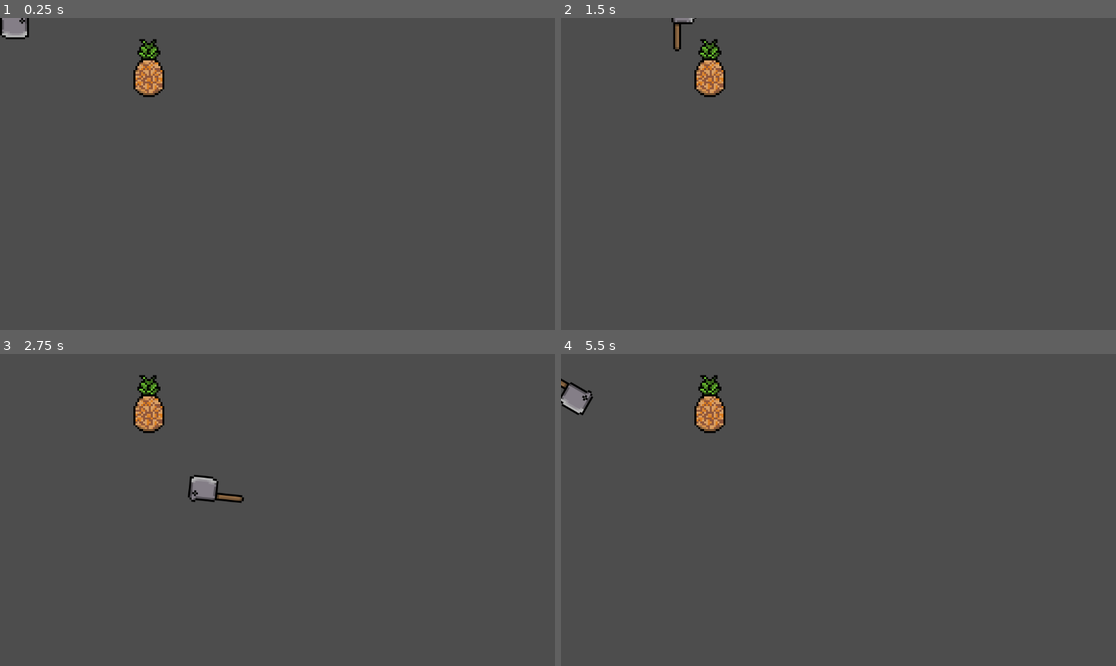
Above: before the commit, frames 1-4 (two rows, left to right).
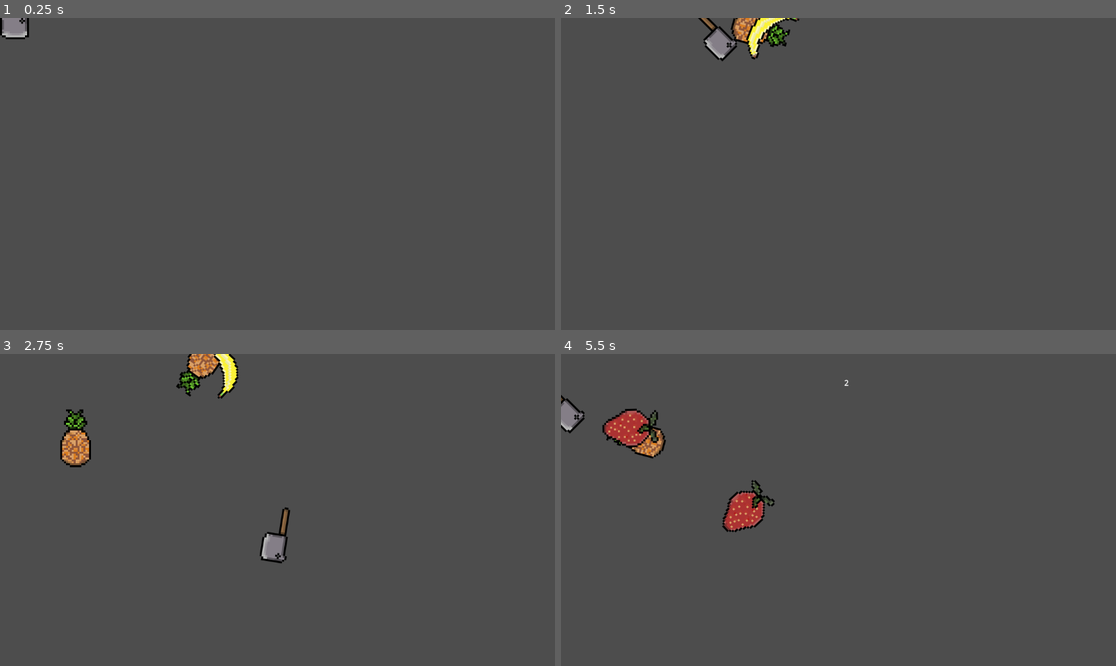
Above: after the commit, the same moments.

Repository: alanjm1/FruitShoot
Game: Godot game, scene res://Scenes/main.tscn
The game is run twice, just before and just after one commit, with the same random seed, the same clock (stepped at 60 frames per second) and the same inputs.
Inputs:
- Up to frame 1 (0.25 s): no input
- Up to frame 2 (1.5 s): hold D (right) 0.53-1.28 s; hold Space (spin) 0.53-1.28 s; hold S (down) from 1.28 s (still down); tap Shift (shift) at 1.35 s
- Up to frame 3 (2.75 s): tap Space (spin) at 1.55 s; release S (down) at 2.03 s; hold D (right) from 2.03 s (still down); hold Space (spin) from 2.03 s (still down)
- Up to frame 4 (5.5 s): release D (right) at 2.78 s; release Space (spin) at 2.78 s; hold W (up) 2.78-3.53 s; tap Space (spin) at 2.85, 3.8, 4.35 s; hold Shift (shift) 3.53-4.28 s; hold A (left) 3.53-5.03 s; hold S (down) from 5.03 s (still down); hold Space (spin) from 5.03 s (still down)

The runs differ from the first frame. In frame 1, 0.8% of the frame differs, in the area x 24-30%, y 6-26%; in frame 2, 2.2%; in frame 3, 3.4%, in the area x 10-53%, y 0-68%; in frame 4, 3.4%.

Commit message:
Add proper fruit collision and random spawns

Diff:
--- a/Scenes/cleaver.tscn
+++ b/Scenes/cleaver.tscn
@@ -4,7 +4,7 @@
 [ext_resource type="Script" path="res://Scripts/cleaver.gd" id="2_tmpj8"]
 
 [sub_resource type="RectangleShape2D" id="RectangleShape2D_hswpj"]
-size = Vector2(15, 6)
+size = Vector2(60, 17)
 
 [node name="Cleaver" type="CharacterBody2D"]
 script = ExtResource("2_tmpj8")
@@ -13,5 +13,5 @@
 texture = ExtResource("1_mh30u")
 
 [node name="CollisionShape2D" type="CollisionShape2D" parent="."]
-position = Vector2(7.5, 8)
+position = Vector2(30, 35.5)
 shape = SubResource("RectangleShape2D_hswpj")
--- /dev/null
+++ b/Scenes/fruit.tscn
@@ -0,0 +1,12 @@
+[gd_scene load_steps=2 format=3 uid="uid://br10uspxc1bw5"]
+
+[ext_resource type="Script" path="res://Scripts/fruit.gd" id="1_b3alo"]
+
+[node name="Fruit" type="Node2D"]
+script = ExtResource("1_b3alo")
+
+[node name="Area2D" type="Area2D" parent="."]
+
+[node name="CollisionPolygon2D" type="CollisionPolygon2D" parent="Area2D"]
+
+[node name="Sprite2D" type="Sprite2D" parent="."]
--- /dev/null
+++ b/Scenes/fruit_spawner.tscn
@@ -0,0 +1,8 @@
+[gd_scene load_steps=2 format=3 uid="uid://bcjubxqsov1ug"]
+
+[ext_resource type="Script" path="res://Scripts/fruit_spawner.gd" id="1_jvyfg"]
+
+[node name="FruitSpawner" type="Node2D"]
+script = ExtResource("1_jvyfg")
+
+[node name="Timer" type="Timer" parent="."]
--- a/Scenes/main.tscn
+++ b/Scenes/main.tscn
@@ -1,14 +1,16 @@
-[gd_scene load_steps=3 format=3 uid="uid://b17e1iubud0rx"]
+[gd_scene load_steps=4 format=3 uid="uid://b17e1iubud0rx"]
 
-[ext_resource type="Texture2D" uid="uid://ncanxfmrxexw" path="res://Assets/Sprites/Pineapple.png" id="1_t0waa"]
+[ext_resource type="Script" path="res://Scripts/fruit_spawner.gd" id="1_j0bno"]
 [ext_resource type="PackedScene" uid="uid://4ljanuqwy6ri" path="res://Scenes/cleaver.tscn" id="1_uetgs"]
+[ext_resource type="PackedScene" uid="uid://b5g582t23k4c3" path="res://Scenes/score-counter.tscn" id="3_g4tby"]
 
 [node name="Main" type="Node2D"]
+script = ExtResource("1_j0bno")
 
-[node name="Placeholder" type="Node2D" parent="."]
+[node name="Cleaver" parent="." groups=["cleaver"] instance=ExtResource("1_uetgs")]
 
-[node name="Sprite2D" type="Sprite2D" parent="Placeholder"]
-position = Vector2(309, 104)
-texture = ExtResource("1_t0waa")
-
-[node name="Cleaver" parent="." instance=ExtResource("1_uetgs")]
+[node name="Score" parent="." instance=ExtResource("3_g4tby")]
+offset_left = 588.0
+offset_top = 48.0
+offset_right = 588.0
+offset_bottom = 48.0
--- a/Scenes/score-counter.tscn
+++ b/Scenes/score-counter.tscn
@@ -1,19 +1,22 @@
-[gd_scene format=3 uid="uid://b5g582t23k4c3"]
+[gd_scene load_steps=2 format=3 uid="uid://b5g582t23k4c3"]
 
-[node name="Control" type="Control"]
+[ext_resource type="Script" path="res://Scripts/score_counter.gd" id="1_bkcgj"]
+
+[node name="Score" type="Control" groups=["score_label"]]
 layout_mode = 3
 anchors_preset = 15
 anchor_right = 1.0
 anchor_bottom = 1.0
 grow_horizontal = 2
 grow_vertical = 2
+script = ExtResource("1_bkcgj")
 
 [node name="ScoreContainer" type="Container" parent="."]
 layout_mode = 0
 offset_right = 40.0
 offset_bottom = 40.0
 
-[node name="ScoreLabel" type="Label" parent="ScoreContainer"]
+[node name="ScoreLabel" type="Label" parent="ScoreContainer" groups=["score_label"]]
 layout_mode = 2
 text = "
 "
--- a/Scripts/cleaver.gd
+++ b/Scripts/cleaver.gd
@@ -1,8 +1,8 @@
 extends CharacterBody2D
 
-@export var speed: int = 400
-@export var accel: int = 10
-@export var degrees_per_second: float = 360.0
+@export var speed: int = 500
+@export var accel: int = 15
+@export var degrees_per_second: float = 540.0
 
 func _physics_process(delta: float) -> void:
 	var direction: Vector2 = Input.get_vector("left", "right", "up", "down")
@@ -17,11 +17,12 @@
 
 	#TODO: Fix this
 	if (Input.is_action_just_released("spin")):
-		var wind_down_time: float = 1.0
-		var timer: float = 0.0
-		while timer <= wind_down_time:
-			rotate(delta * deg_to_rad(degrees_per_second))
-			timer += delta
+		#var wind_down_time: float = 1.0
+		#var timer: float = 0.0
+		#while timer <= wind_down_time:
+			#rotate(delta * deg_to_rad(degrees_per_second))
+			#timer += delta
+		pass
 
 	move_and_slide()
 
--- /dev/null
+++ b/Scripts/fruit.gd
@@ -0,0 +1,69 @@
+extends Node2D
+
+var sprite: Sprite2D
+var area_2d: Area2D
+var collision_polygon: CollisionPolygon2D
+
+var loads = [
+	{
+		name = "Watermelon",
+		resource = load("res://Assets/Sprites/Watermelon.png"),
+		path = "res://Assets/Sprites/Watermelon.png"
+	},
+	{
+		name = "Banana",
+		resource = load("res://Assets/Sprites/Banana.png"),
+		path = "res://Assets/Sprites/Banana.png"
+	},
+	{
+		name = "Pineapple",
+		resource = load("res://Assets/Sprites/Pineapple.png"),
+		path = "res://Assets/Sprites/Pineapple.png"
+	},
+	{
+		name = "Blueberry",
+		resource = load("res://Assets/Sprites/Blueberry.png"),
+		path = "res://Assets/Sprites/Blueberry.png"
+	},
+	{
+		name = "Strawberry",
+		resource = load("res://Assets/Sprites/Strawberry.png"),
+		path = "res://Assets/Sprites/Strawberry.png"
+	},
+	#{
+		#name = "Apple",
+		#resource = load("res://Assets/Sprites/Apple.png"),
+		#path = "res://Assets/Sprites/Apple.png"
+	#}
+]
+
+# Called when the node enters the scene tree for the first time.
+func _ready():
+	var load_index = randi_range(0, loads.size() - 1)
+	sprite = get_node("Sprite2D")
+	collision_polygon = get_node("Area2D/CollisionPolygon2D")
+	area_2d = get_node("Area2D")
+	sprite.texture = loads[load_index].resource
+
+	var bitmap = BitMap.new()
+	var image = Image.load_from_file(loads[load_index].path)
+	bitmap.create_from_image_alpha(image, 0.2)
+	var rect = Rect2(0, 0, image.get_width(), image.get_height())
+	var polygon: PackedVector2Array = bitmap.opaque_to_polygons(rect)[0]
+
+	collision_polygon.polygon = polygon
+	collision_polygon.position -= sprite.texture.get_size() / 2
+
+	area_2d.connect("body_entered", body_entered)
+
+func body_entered(body):
+	#TODO: Damage, destroy, move etc
+	add_score()
+	queue_free()
+
+func add_score():
+	get_tree().call_group("score_label", "increment_score")
+
+# Called every frame. 'delta' is the elapsed time since the previous frame.
+func _process(delta):
+	rotate(delta * deg_to_rad(randi_range(10, 180)))
--- /dev/null
+++ b/Scripts/fruit_spawner.gd
@@ -0,0 +1,32 @@
+extends Node2D
+
+var timer: Timer
+var fruit_scene
+
+# Called when the node enters the scene tree for the first time.
+func _ready():
+	timer = Timer.new()
+	add_child(timer)
+	timer.wait_time = randf_range(0.0, 3.0)
+	timer.start()
+
+	timer.connect("timeout", on_timeout)
+	fruit_scene = load("res://Scenes/fruit.tscn")
+
+func spawn_fruit():
+	var instantiated = fruit_scene.instantiate()
+	instantiated.position = Vector2(randi_range(90, 600), randi_range(12, 400))
+
+	add_child(instantiated)
+
+func on_timeout():
+	spawn_fruit()
+	timer.wait_time = randf_range(0.0, 3.0)
+	timer.start()
+
+func body_entered():
+	print("entered")
+
+# Called every frame. 'delta' is the elapsed time since the previous frame.
+func _process(delta):
+	pass
--- /dev/null
+++ b/Scripts/score_counter.gd
@@ -0,0 +1,12 @@
+extends Control
+
+var score_label: Label
+var score: int = 0
+
+# Called when the node enters the scene tree for the first time.
+func _ready():
+	score_label = get_node("ScoreContainer/ScoreLabel")
+
+func increment_score():
+	score += 1
+	score_label.text = str(score)
Binary file added: Assets/Sprites/SAND.aseprite
Binary file added: Assets/Sprites/particle1px.aseprite
Binary file added: Assets/Sprites/particle1px.png
Not shown, added: Assets/Sprites/particle1px.png.import
Not shown, added: Scenes/fru44DA.tmp
Not shown, added: Scenes/fru8987.tmp
Not shown, added: Scenes/fruDF7E.tmp
